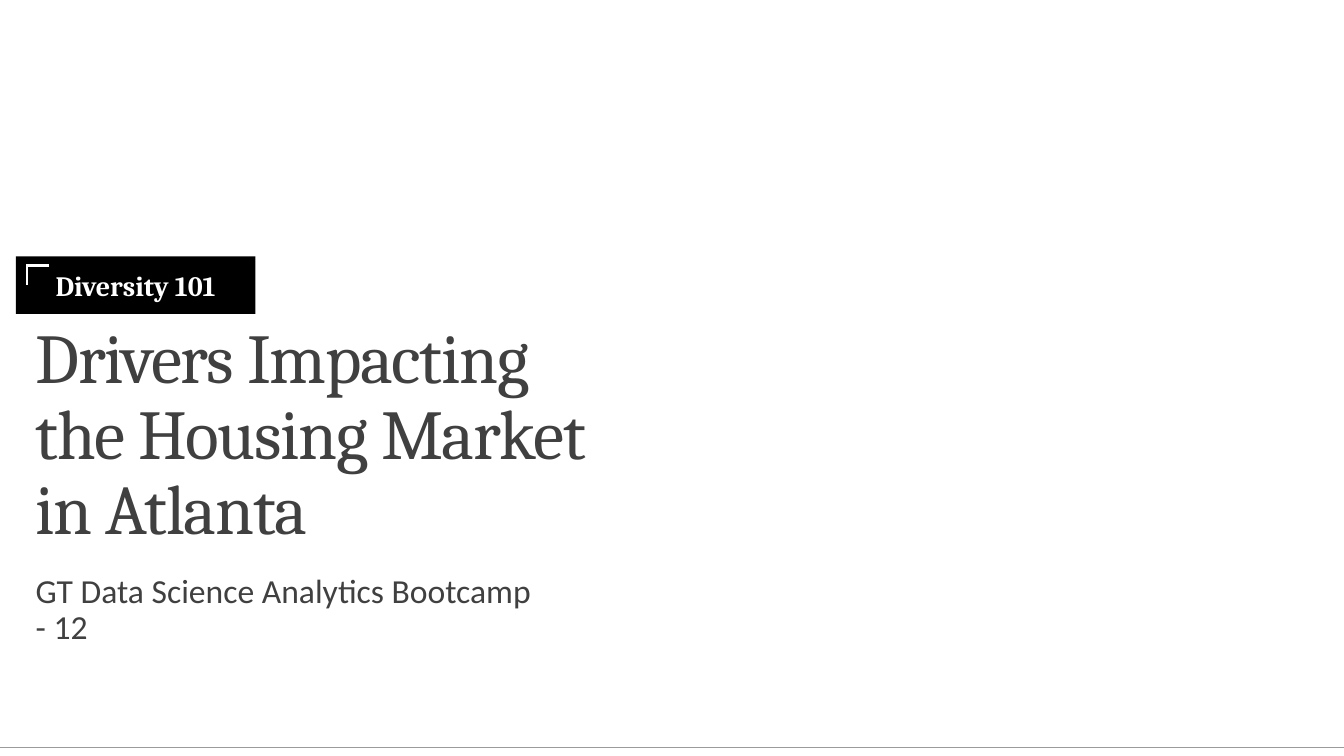
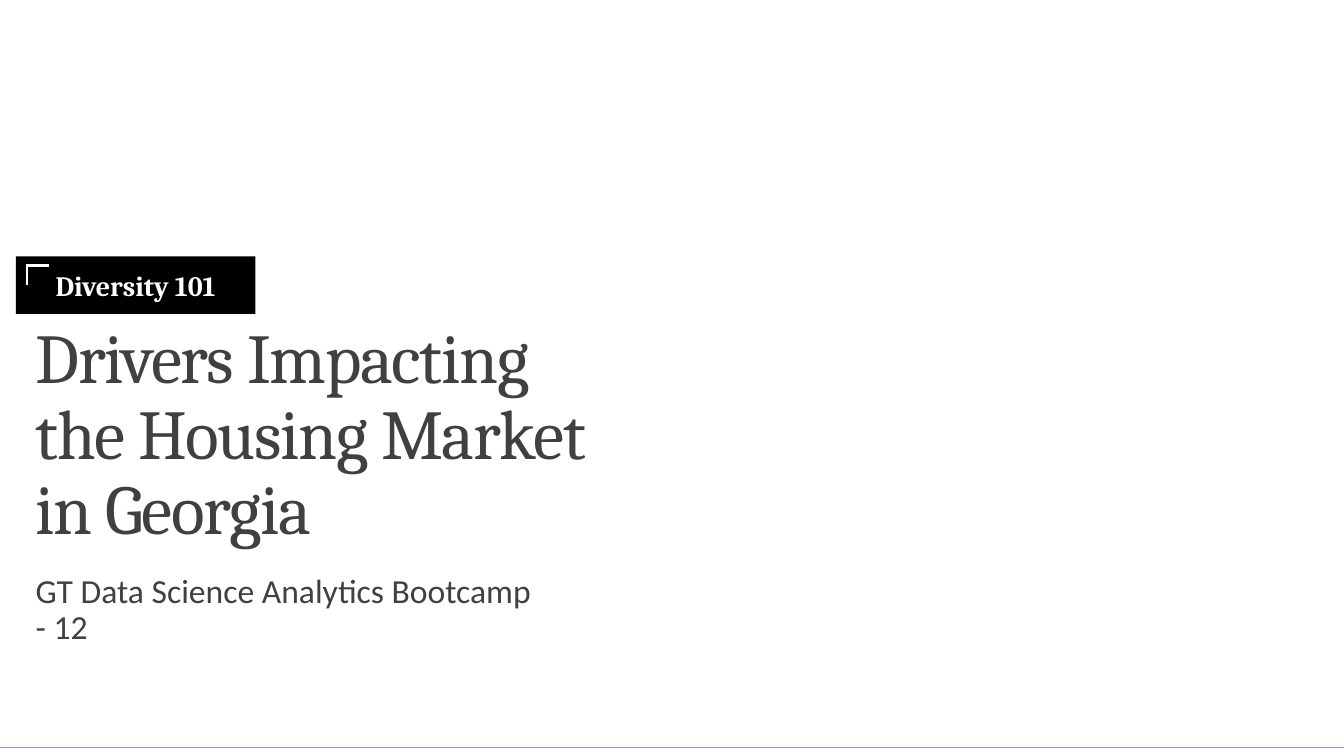
Before and after one commit to yanthedeveloper/Project1, a slide deck: slide 1 of Housing Market Presentation Draft.pptx. Drawn at 1344x756 pixels with LibreOffice and Linux fonts; fonts in the diff are those of the drawing; background and template pictures are left out. Boxes give left, top, right and bottom in pixels: in the first picture for what was removed or moved away, otherwise in the second. Text is boxed around its words. In the diff, an @@ line names an element or a change of style, - is before the commit and + after.

```diff
--- a/Housing Market Presentation Draft.pptx
+++ b/Housing Market Presentation Draft.pptx
@@ title at (36,336,586,549): text changed @@
-Drivers Impacting the Housing Market in Atlanta
+Drivers Impacting the Housing Market in Georgia
```
Also in this commit, not shown: 1 other slide changed, 1 slide removed, 1 other file.
